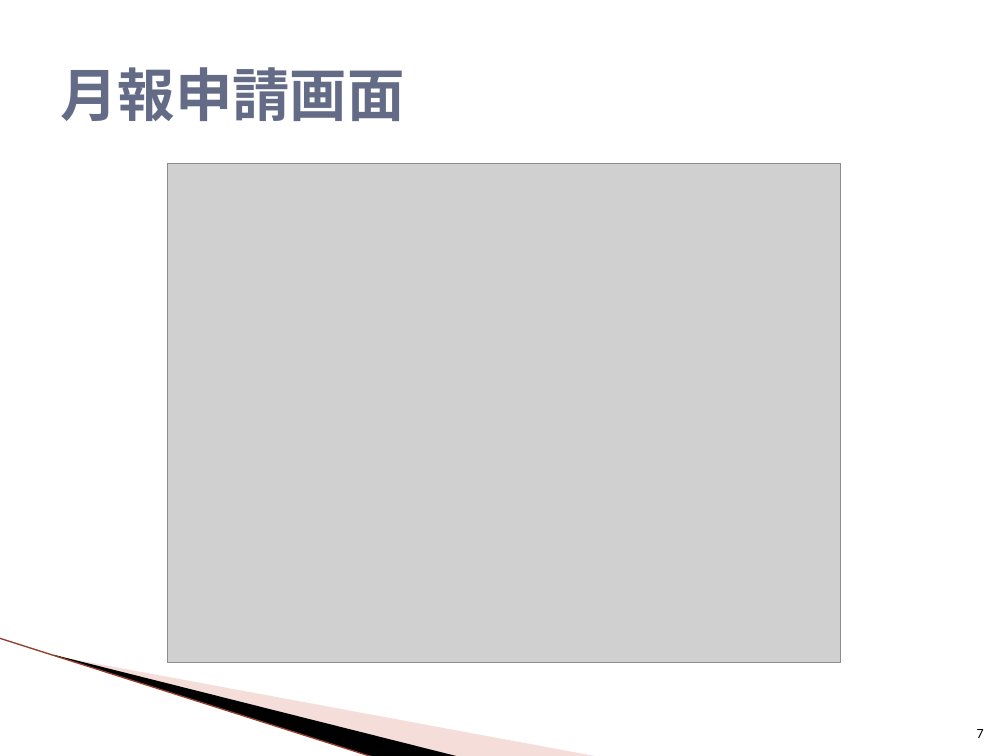
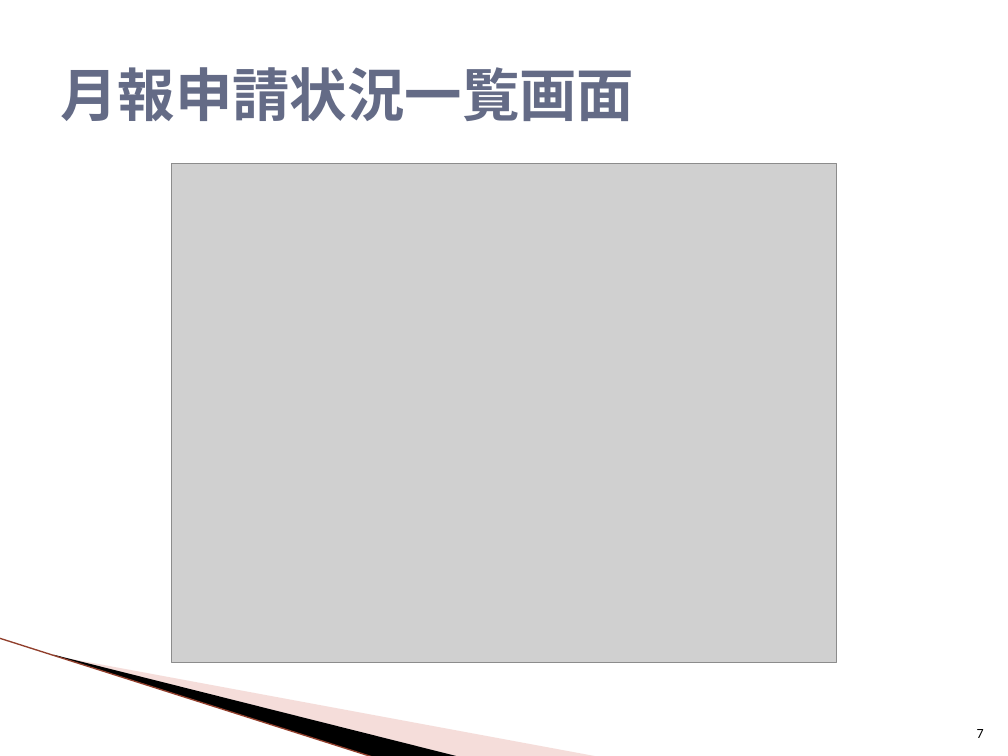
Before and after one commit to around7days/AppFreeMemo, a slide deck: slide 7 of 設計書/3_月報管理システム 画面デザインイメージ.pptx. Drawn at 1008x756 pixels with LibreOffice and Linux fonts; fonts in the diff are those of the drawing; grey boxes stand for pictures; background and template pictures are left out. Boxes give left, top, right and bottom in pixels: in the first picture for what was removed or moved away, otherwise in the second. Text is boxed around its words. In the diff, an @@ line names an element or a change of style, - is before the commit and + after.

```diff
--- a/設計書/3_月報管理システム 画面デザインイメージ.pptx
+++ b/設計書/3_月報管理システム 画面デザインイメージ.pptx
@@ title at box(60, 67, 634, 121): text changed @@
-月報申請画面
+月報申請状況一覧画面
@@ picture: place and size @@
-picture at box(167, 163, 841, 662)
+picture at box(171, 163, 837, 662)
```
Also in this commit, not shown: 4 other slides changed, 3 slides added, 2 other files.
